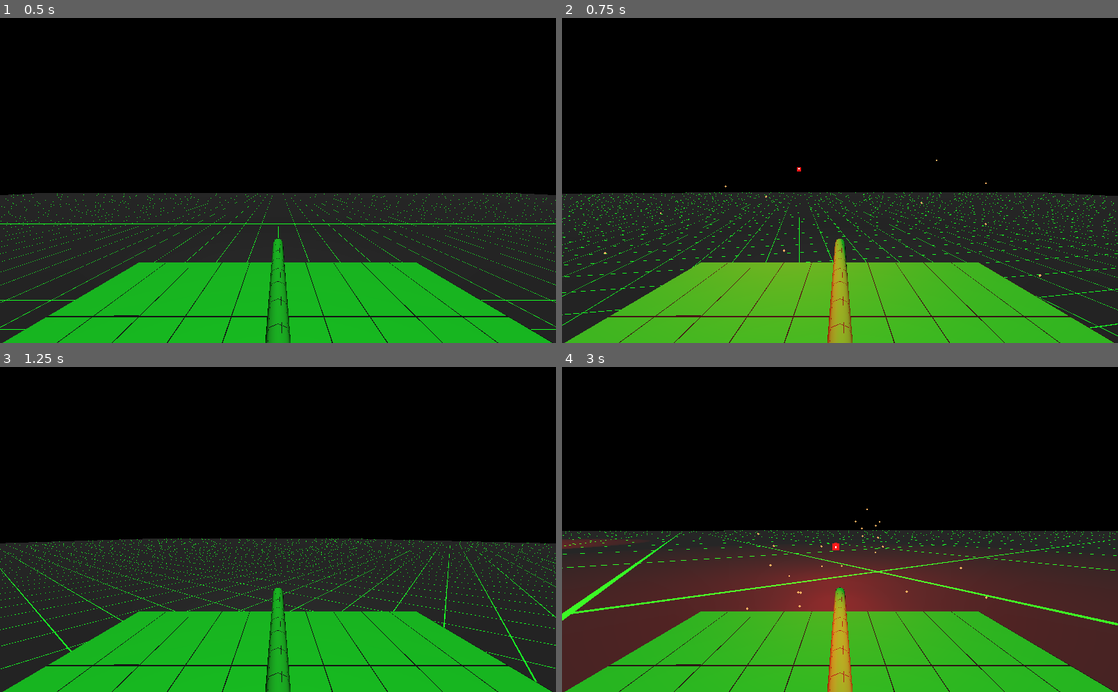
Above: before the commit, frames 1-4 (two rows, left to right).
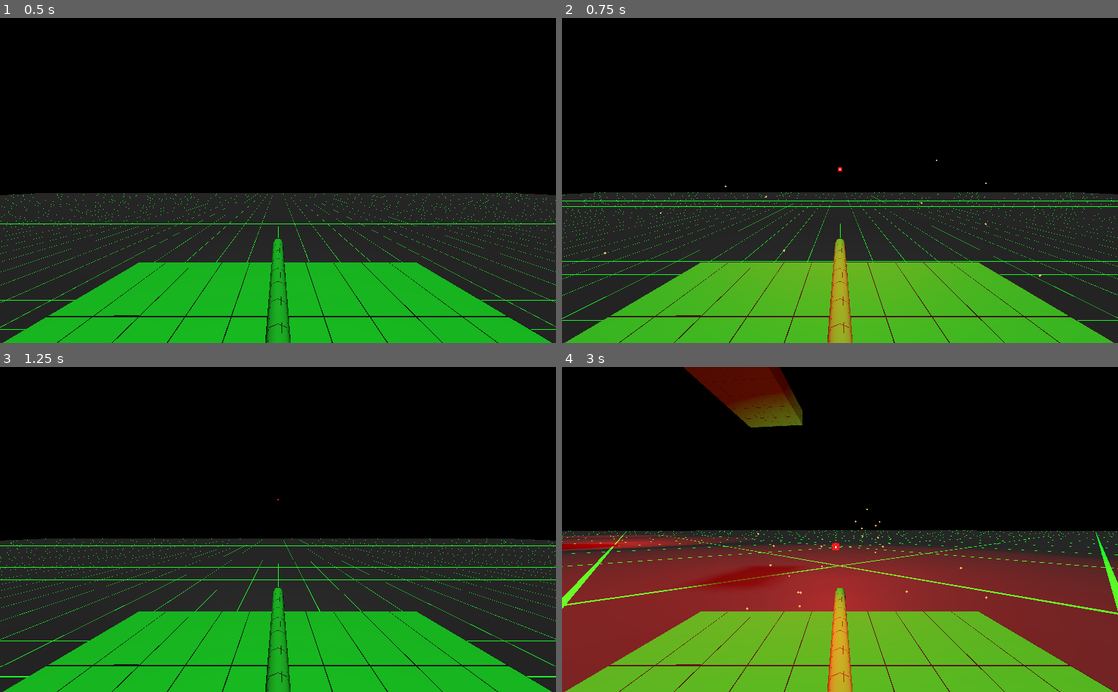
Above: after the commit, the same moments.

Repository: Kromey/spectre
Game: Godot game, scene res://Main.tscn
Two runs of this game, one before a commit and one after it. Both use one fixed random seed, a clock stepped at 60 frames per second and the inputs below.
Inputs:
- Up to frame 1 (0.5 s): no input
- Up to frame 2 (0.75 s): hold D (movement_right) from 0.53 s (still down); hold Space (action_shoot) from 0.53 s (still down)
- Up to frame 3 (1.25 s): keep holding D (movement_right); keep holding Space (action_shoot)
- Up to frame 4 (3 s): release D (movement_right) at 1.28 s; release Space (action_shoot) at 1.28 s; hold S (movement_backward) 1.28-2.03 s; tap Space (action_shoot) at 1.35, 2.85 s; hold D (movement_right) 2.03-2.78 s; hold Space (action_shoot) 2.03-2.78 s; hold W (movement_forward) from 2.78 s (still down)

Frame 1 is identical in both runs. In frame 2, 2.6% of the frame differs, in the area x 0-100%, y 45-100%; in frame 3, 2.7%; in frame 4, 47%, in the area x 0-100%, y 0-100%.

Commit message:
Move tank control functions to BaseTank
PlayerTank now merely holds input handling logic

Diff:
--- a/Main.tscn
+++ b/Main.tscn
@@ -1,7 +1,7 @@
 [gd_scene load_steps=10 format=2]
 
 [ext_resource path="res://grid.shader" type="Shader" id=1]
-[ext_resource path="res://tanks/BaseTank.tscn" type="PackedScene" id=2]
+[ext_resource path="res://tanks/AITank.tscn" type="PackedScene" id=2]
 [ext_resource path="res://Main.gd" type="Script" id=3]
 [ext_resource path="res://tanks/PlayerTank.tscn" type="PackedScene" id=4]
 
@@ -50,8 +50,8 @@
 wait_time = 2.5
 autostart = true
 
-[node name="BaseTank" parent="." instance=ExtResource( 2 )]
-transform = Transform( -0.664252, 0, 0.747508, 0, 1, 0, -0.747508, 0, -0.664252, 1.13256, 10.5267, 1.86926 )
+[node name="AITank" parent="." instance=ExtResource( 2 )]
+transform = Transform( -0.664252, 0, 0.747508, 0, 1, 0, -0.747508, 0, -0.664252, 1.13256, 10.6767, 1.86926 )
 
 [node name="PlayerTank" parent="." instance=ExtResource( 4 )]
 transform = Transform( 1, 0, 0, 0, 1, 0, 0, 0, 1, 0, 5.28594, 4.25671 )
--- /dev/null
+++ b/tanks/AITank.tscn
@@ -0,0 +1,11 @@
+[gd_scene load_steps=2 format=2]
+
+[ext_resource path="res://tanks/BaseTank.tscn" type="PackedScene" id=1]
+
+[node name="AITank" instance=ExtResource( 1 )]
+
+[node name="FireTimer" type="Timer" parent="." index="4"]
+wait_time = 3.0
+autostart = true
+
+[connection signal="timeout" from="FireTimer" to="." method="shoot" binds= [ 12.0, 40.0 ]]
--- a/tanks/BaseTank.gd
+++ b/tanks/BaseTank.gd
@@ -4,6 +4,22 @@
 const GRAVITY = 2
 var damage = 0
 export(int) var MAX_DAMAGE = 1
+var velocity = Vector3.ZERO
+export(float) var MAX_SPEED = 10
+export(float) var ACCEL = 2
+
+var angular_velocity = 0
+export(float) var TURN_RATE = PI / 2.0
+export(float) var TURN_ACCEL = 8
+
+enum Direction {
+	FORWARD = -1,
+	BACK = 1,
+	LEFT = 1,
+	RIGHT = -1
+}
+
+const Bullet = preload("res://tanks/Bullet.tscn")
 
 signal dead
 
@@ -20,6 +36,48 @@
 	if translation.y < -5:
 		take_damage(Vector3.DOWN, MAX_DAMAGE * MAX_DAMAGE)
 
+func drive(direction, delta):
+	if is_on_floor():
+		var hvel = velocity
+		hvel.y = 0
+
+		var dir = transform.basis.z * clamp(direction, -1.0, 1.0)
+
+		var target = dir * MAX_SPEED
+
+		var accel = ACCEL
+		if dir.dot(hvel) <= 0:
+			accel *= 2
+
+		hvel = hvel.linear_interpolate(target, accel * delta)
+		velocity.x = hvel.x
+		velocity.z = hvel.z
+
+	velocity = move_and_slide(velocity, Vector3.UP)
+
+func turn(direction, delta):
+	if is_on_floor():
+		var turn_input = direction * TURN_RATE * delta
+
+		var accel = TURN_ACCEL * delta
+		if abs(turn_input) < abs(angular_velocity):
+			# Stop turning twice as fast as we started
+			accel *= 2
+
+		angular_velocity = lerp(angular_velocity, turn_input, accel)
+
+	rotate_y(angular_velocity)
+
+func shoot(speed, gun_range, damage = 1):
+	var bullet = Bullet.instance()
+	bullet.BULLET_TIME = gun_range / speed
+	bullet.BULLET_SPEED = speed
+	bullet.BULLET_DAMAGE = damage
+	bullet.global_transform = $BulletSpawn.global_transform
+	get_tree().root.add_child(bullet)
+
+	$MuzzleFlare.restart()
+
 func take_damage(_force, amount):
 	damage += amount
 
--- a/tanks/PlayerTank.gd
+++ b/tanks/PlayerTank.gd
@@ -1,16 +1,4 @@
 extends "res://tanks/BaseTank.gd"
-
-#const GRAVITY = 2 * Vector3.DOWN
-const ACCEL = 2
-const DEACCEL = ACCEL * 2
-const MAX_SPEED = 10
-const TURN_RATE = PI / 2.0 # Radians/sec
-const TURN_INERTIA = 8
-
-var Bullet = preload("res://tanks/Bullet.tscn")
-
-var velocity = Vector3.ZERO
-var turn = 0
 
 # Called when the node enters the scene tree for the first time.
 func _ready():
@@ -22,58 +10,23 @@
 	var turn_input = 0
 
 	if Input.is_action_pressed("movement_left"):
-		turn_input += TURN_RATE * delta
+		turn_input += Direction.LEFT
 	if Input.is_action_pressed("movement_right"):
-		turn_input -= TURN_RATE * delta
-
-	var inertia = TURN_INERTIA
-	if abs(turn_input) < abs(turn):
-		# Stop turning twice as fast as we started
-		inertia *= 2
-
-	turn = lerp(turn, turn_input, inertia * delta)
-	rotate_y(turn)
+		turn_input += Direction.RIGHT
+	turn(turn_input, delta)
 	# -----
 
 	# -----
-	# Gravity
-	#velocity += GRAVITY * delta
-
-	# -----
 	# Acceleration
+	var dir = 0
 	if is_on_floor():
-		var dir = Vector3.ZERO
-		var hvel = velocity
-		hvel.y = 0
-
 		if Input.is_action_pressed("movement_forward"):
-			dir += Vector3.FORWARD
+			dir += Direction.FORWARD
 		if Input.is_action_pressed("movement_backward"):
-			dir += Vector3.BACK
-
-		dir = transform.basis.z * dir.normalized().z
-
-		var target = dir * MAX_SPEED
-
-		var accel
-		if dir.dot(hvel) > 0:
-			accel = ACCEL
-		else:
-			accel = DEACCEL
-
-		hvel = hvel.linear_interpolate(target, accel * delta)
-		velocity.x = hvel.x
-		velocity.z = hvel.z
-
-	velocity = move_and_slide(velocity, Vector3.UP)
+			dir += Direction.BACK
+	drive(dir, delta)
 	# -----
 
 func _input(event):
 	if event.is_action_pressed("action_shoot"):
-		var bullet = Bullet.instance()
-		#bullet.BULLET_TIME = 1.5
-		bullet.BULLET_SPEED = MAX_SPEED * 1.2
-		bullet.global_transform = $BulletSpawn.global_transform
-		get_tree().root.add_child(bullet)
-
-		$MuzzleFlare.restart()
+		shoot(MAX_SPEED * 1.2, 50)
